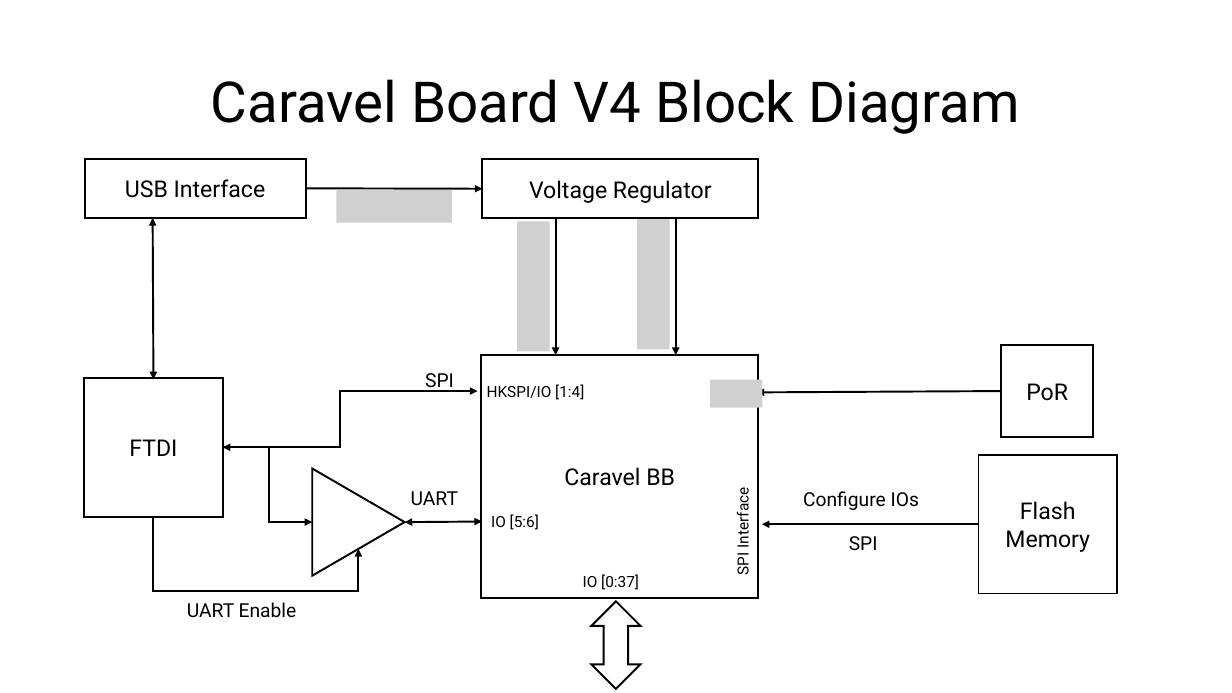
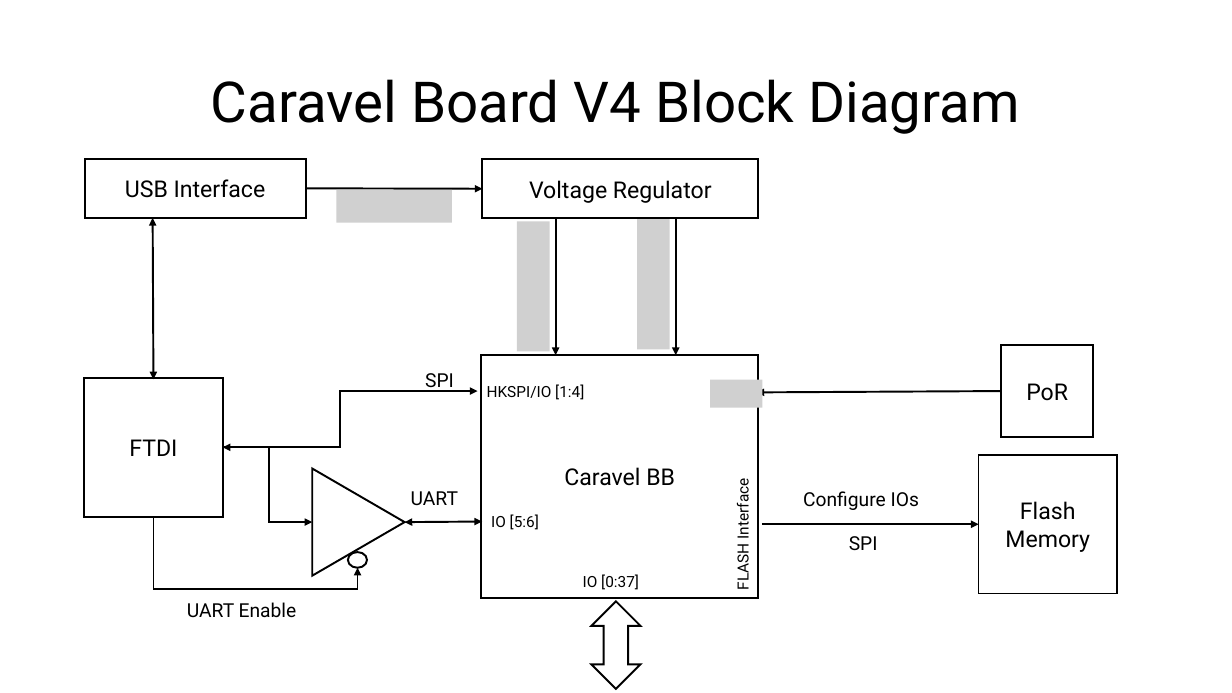
Before and after one commit to efabless/caravel_board, a slide deck: slide 8 of hardware/caravel_Nucleo/docs/Caravel+Nucleo Board.pptx. Drawn at 1232x693 pixels with LibreOffice and Linux fonts; fonts in the diff are those of the drawing; grey boxes stand for pictures. Boxes give left, top, right and bottom in pixels: in the first picture for what was removed or moved away, otherwise in the second. Text is boxed around its words. In the diff, an @@ line names an element or a change of style, - is before the commit and + after.

Commit message:
update caravel nucleo-hat document [wip]

```diff
--- a/hardware/caravel_Nucleo/docs/Caravel+Nucleo Board.pptx
+++ b/hardware/caravel_Nucleo/docs/Caravel+Nucleo Board.pptx
@@ text at (x1=732, y1=484, x2=752, y2=589): text changed @@
-SPI Interface
+FLASH Interface
@@ elbow arrow moved from (153, 517) - (359, 549) to (153, 517) - (358, 567) @@
@@ arrow moved from (979, 524) - (762, 524) to (762, 524) - (979, 524) @@
@@ ellipse added at (x1=348, y1=552, x2=368, y2=567), outline #000000 1.5 pt @@
```
Also in this commit, not shown: 5 other slides changed, 3 slides added, 2 other files.
